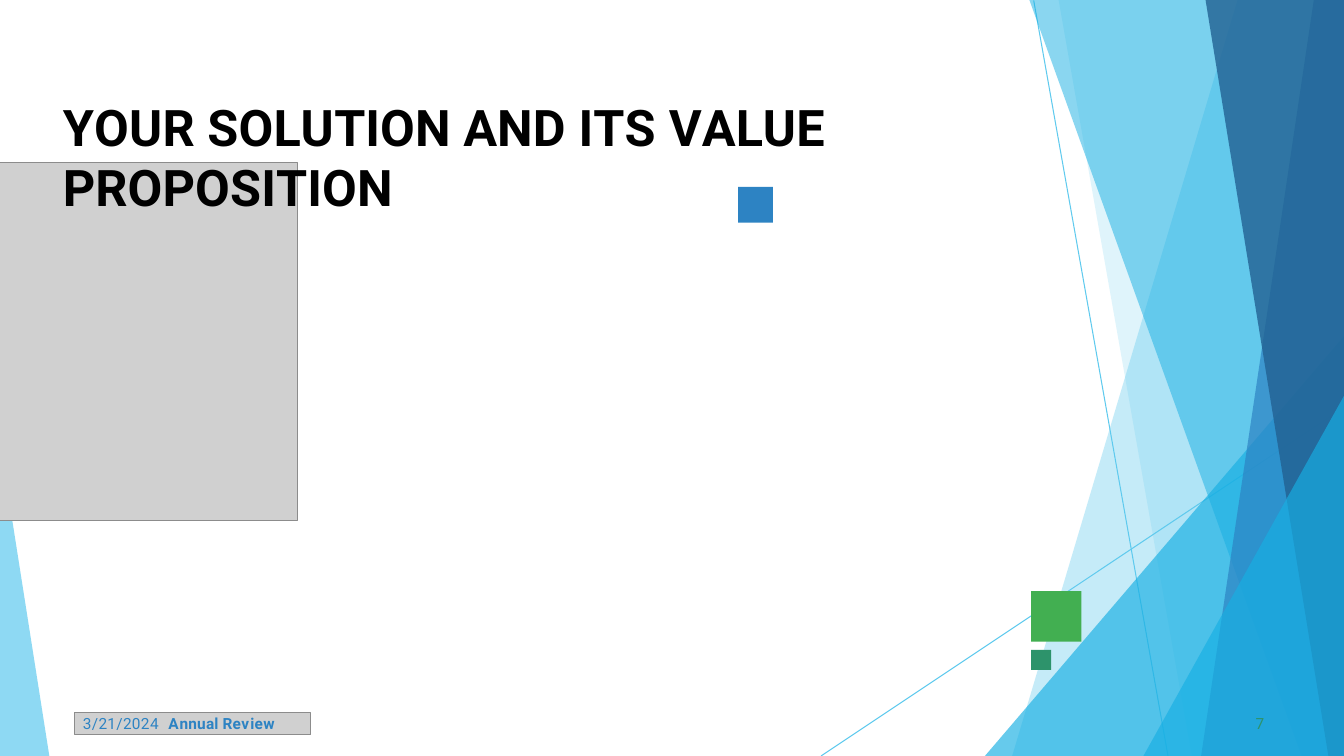
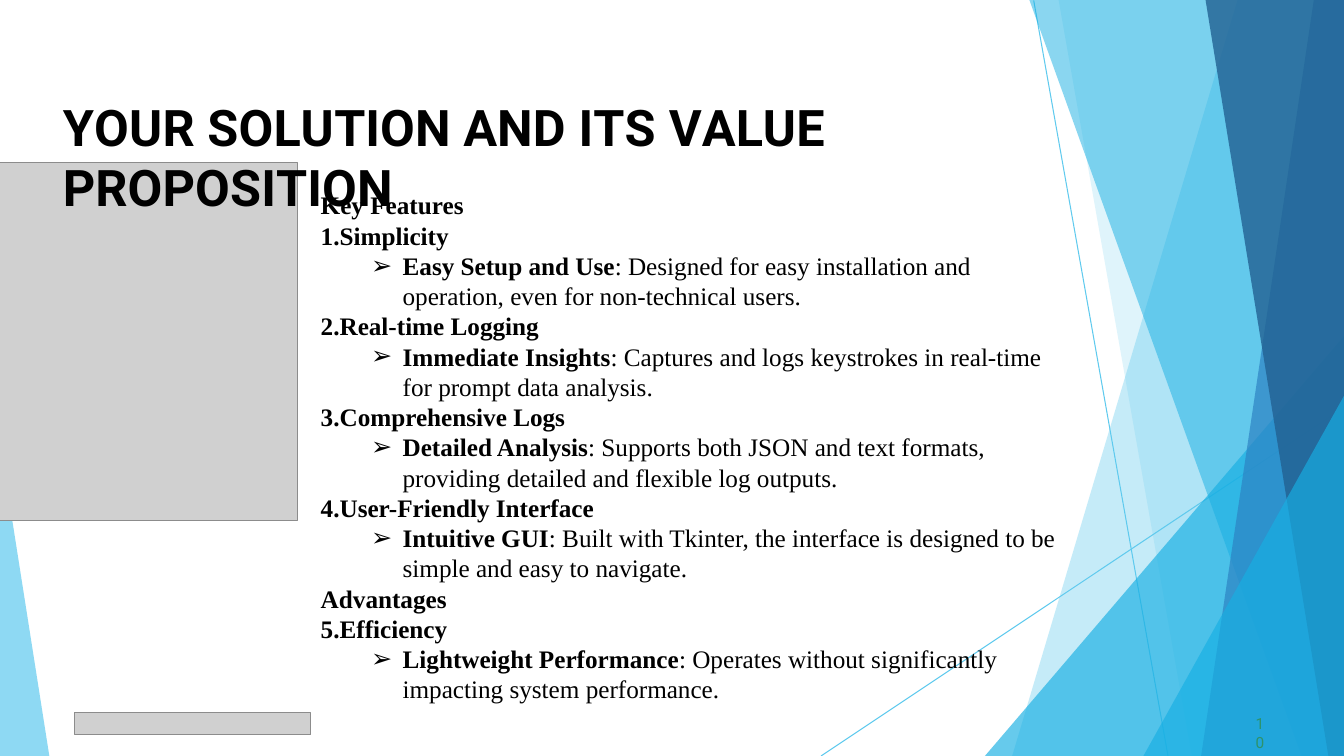
Before and after one commit to kiran-011/CS-Project, a slide deck: slide 10 of Cs-Project.pptx (slide 7 before the commit). Drawn at 1344x756 pixels with LibreOffice and Linux fonts; fonts in the diff are those of the drawing; grey boxes stand for pictures. Boxes give left, top, right and bottom in pixels: in the first picture for what was removed or moved away, otherwise in the second. Text is boxed around its words. In the diff, an @@ line names an element or a change of style, - is before the commit and + after.

Commit message:
F-UD

```diff
--- a/Cs-Project.pptx
+++ b/Cs-Project.pptx
@@ text added at [321, 194, 1055, 704], 18 pt, text #000000 @@
+Key Features
+1. Simplicity
+  ➢ Easy Setup and Use: Designed for easy installation and operation, even for non-technical users.
+2. Real-time Logging
+  ➢ Immediate Insights: Captures and logs keystrokes in real-time for prompt data analysis.
+3. Comprehensive Logs
+  ➢ Detailed Analysis: Supports both JSON and text formats, providing detailed and flexible log outputs.
+4. User-Friendly Interface
+  ➢ Intuitive GUI: Built with Tkinter, the interface is designed to be simple and easy to navigate.
+Advantages
+1. Efficiency
+  ➢ Lightweight Performance: Operates without significantly impacting system performance.
@@ freeform shape removed at [738, 187, 772, 222] @@
@@ freeform shape removed at [1031, 591, 1082, 641] @@
@@ freeform shape removed at [1031, 650, 1052, 670] @@
@@ text removed at [83, 717, 275, 730] @@
-3/21/2024 Annual Review
@@ page number at [1256, 718, 1265, 729]: text changed @@
-7
+10
```
Also in this commit, not shown: 7 other slides changed, 8 slides added, 2 slides removed.
